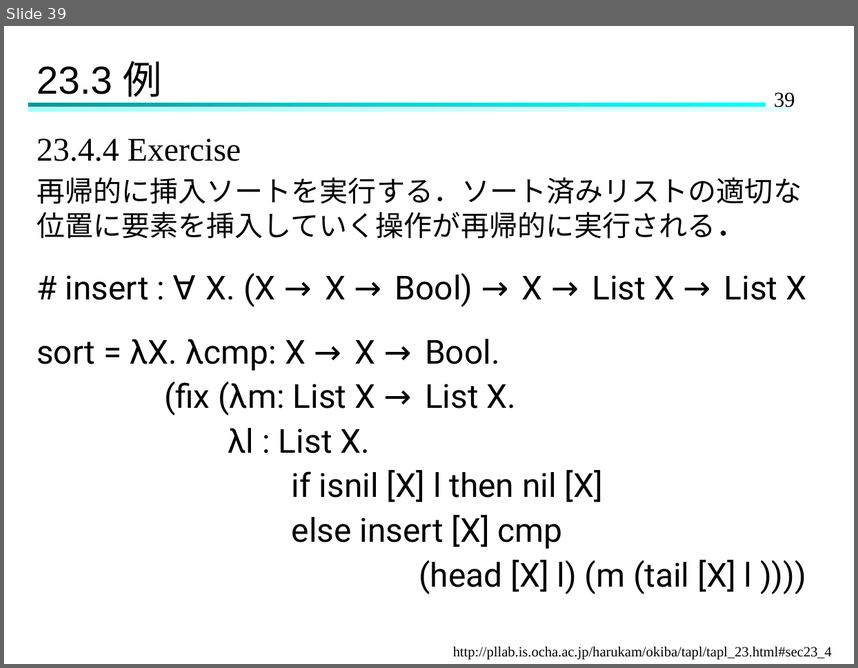
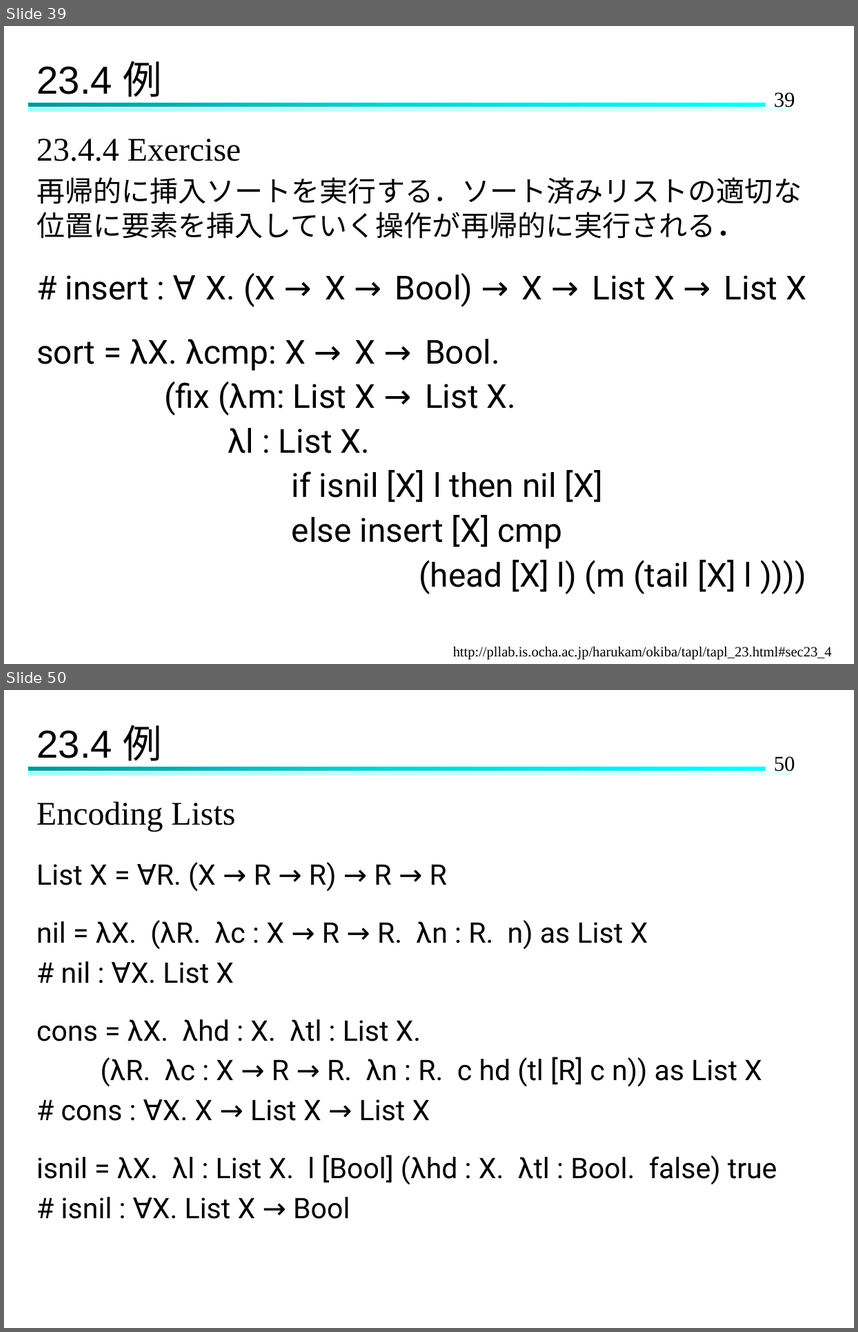
Before and after one commit to Hinata-Mikami/HinataMikami, a slide deck: 研究室関連/TAPL/TAPL-23.pptx. Shown one above the other, each under a label of ours: slide 39 before the commit, slides 39 and 50 after it; the slides between them are not shown. The pictures are 858x668 and 858x1332 pixels, drawn with LibreOffice and Linux fonts; fonts in the diff are those of the drawing. Boxes give left, top, right and bottom in pixels: in the first picture for what was removed or moved away, otherwise in the second. Text is boxed around its words. In the diff, an @@ line names an element or a change of style, - is before the commit and + after.

```diff
--- a/研究室関連/TAPL/TAPL-23.pptx
+++ b/研究室関連/TAPL/TAPL-23.pptx
@@ slide 50 added at (4, 690, 854, 1328), background #FFFFFF; not listed: 3 template elements that a slide beside it also shows @@
@@ title added at (36, 725, 162, 768), 33 pt, text #000000 @@
+23.4 例
@@ text added at (36, 801, 777, 1219), 24 pt, text #000000 @@
+Encoding Lists
+List X = ∀R. (X → R → R) → R → R
+nil = λX. (λR. λc : X → R → R. λn : R. n) as List X
+# nil : ∀X. List X
+cons = λX. λhd : X. λtl : List X.
+(λR. λc : X → R → R. λn : R. c hd (tl [R] c n)) as List X
+# cons : ∀X. X → List X → List X
+isnil = λX. λl : List X. l [Bool] (λhd : X. λtl : Bool. false) true
+# isnil : ∀X. List X → Bool
@@ slide 39 changed as well @@
@@ title at (36, 61, 162, 104): text changed @@
-23.3 例
+23.4 例
```
Also in this commit, not shown: 15 other slides changed, 10 other slides added.
